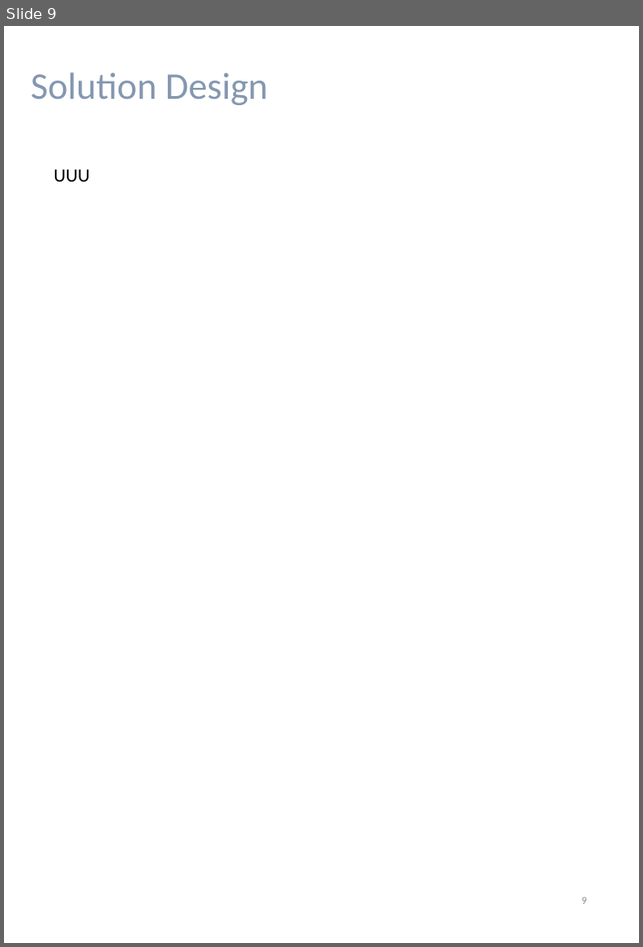
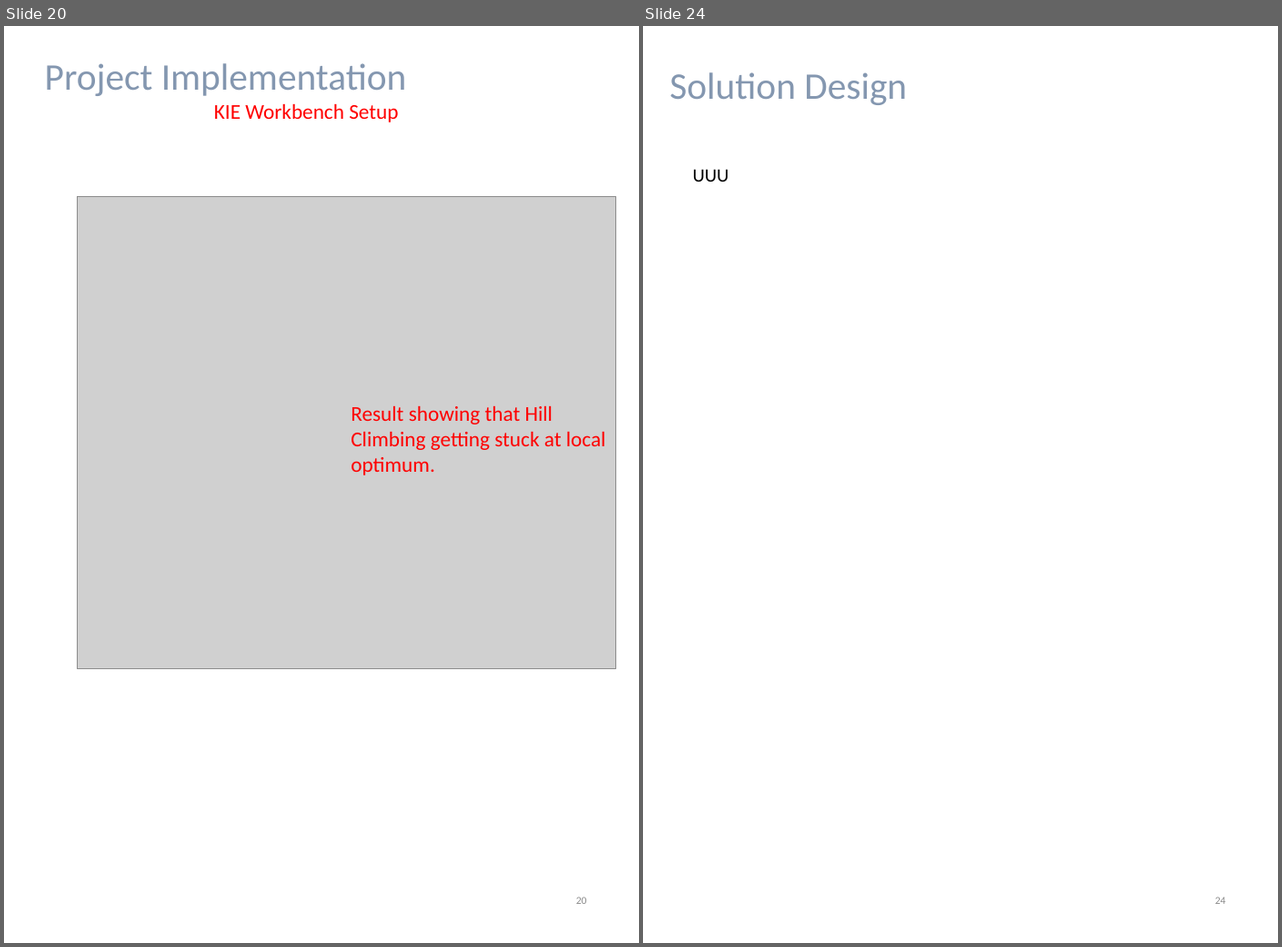
Before and after one commit to francis-han/IRS-RS-2019-03-09-IS1PT-GRP-Pepper-PatientMatchingSystem, a slide deck: WorkingFolder/Project Report.pptx. Shown side by side, each under a label of ours: slide 9 before the commit, slides 20 and 24 after it; the slides between them are not shown. The pictures are 643x947 and 1282x947 pixels, drawn with LibreOffice and Linux fonts; fonts in the diff are those of the drawing; grey boxes stand for pictures. Boxes give left, top, right and bottom in pixels: in the first picture for what was removed or moved away, otherwise in the second. Text is boxed around its words. In the diff, an @@ line names an element or a change of style, - is before the commit and + after.

```diff
--- a/WorkingFolder/Project Report.pptx
+++ b/WorkingFolder/Project Report.pptx
@@ slide 20 added at bbox=[4, 26, 639, 943], background #FFFFFF @@
@@ text added at bbox=[45, 63, 407, 122], 32 pt, text #8497B0 @@
+Project Implementation
+KIE Workbench Setup
@@ picture added at bbox=[77, 196, 616, 668] @@
@@ text added at bbox=[351, 406, 606, 476], 18 pt, text #FF0000 @@
+Result showing that Hill Climbing getting stuck at local optimum.
@@ page number added at bbox=[576, 897, 587, 904], 9 pt, text #8C8C8C @@
+20
@@ what was slide 9 is now slide 24 @@
@@ page number at bbox=[1215, 897, 1226, 904]: text changed @@
-9
+24
```
Also in this commit, not shown: 2 slides changed, 16 other slides added, 3 slides removed.
